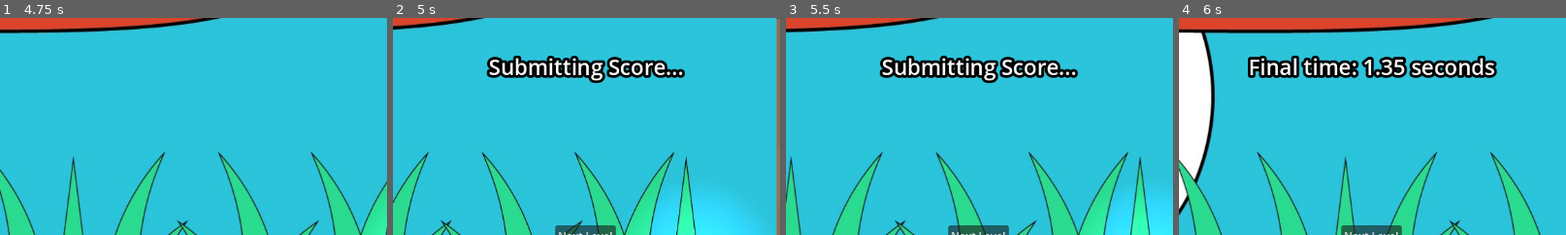
Above: before the commit, frames 1-4 (left to right).
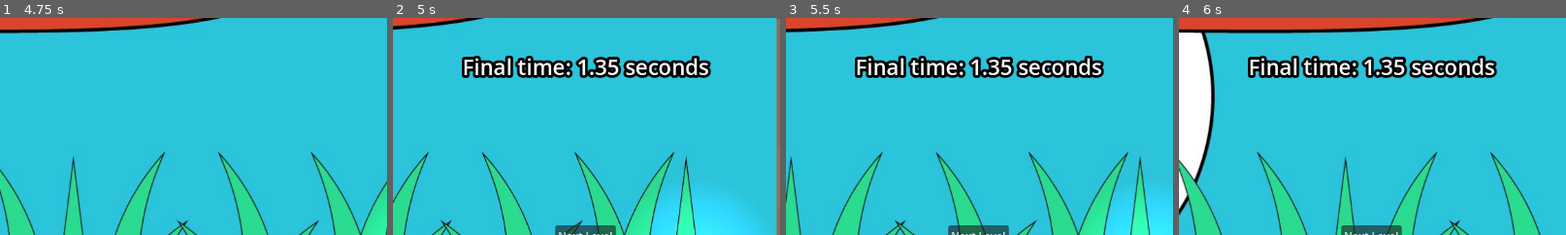
Above: after the commit, the same moments.

Repository: dustngroh/CapstoneProject
Game: Godot game, scene res://scenes/levels/test_levels/level_1.tscn
Same seed, same stepped clock (60 frames per second), same inputs: the game is played once before the commit and once after it. This scene is started directly instead of the project's main scene. The engine's default icon, where the game draws it, is replaced by a stand-in: a white triangle on a blue panel in a dark square.
Inputs:
- Up to frame 1 (4.75 s): click "Next Level" at 0.5 s; click "Next Level" at 1.25 s; click "Previous Level" at 2 s; click "Main Menu" at 2.75 s; hold Right (walk_right) from 3.53 s (still down)
- Up to frame 2 (5 s): keep holding Right (walk_right)
- Up to frame 3 (5.5 s): release Right (walk_right) at 5.03 s; hold Left (walk_left) from 5.03 s (still down)
- Up to frame 4 (6 s): release Left (walk_left) at 5.78 s; hold Right (walk_right) from 5.78 s (still down)
The pictures show only the part of the screen within x 25-75%, y 0-50%; the shares and areas given below are measured in that part.

Frame 1 is identical in both runs. In frame 2, 4.8% of the frame differs, in the area x 17-83%, y 17-30%; in frame 3, 4.8%; in frame 4, nothing differs.

Commit message:
Timer label fix

Diff:
--- a/run-game/scenes/levels/base_level.gd
+++ b/run-game/scenes/levels/base_level.gd
@@ -25,6 +25,7 @@
 @onready var win_zone: Area2D = $WinZone
 #@onready var leaderboard: CanvasLayer = $UI/Leaderboard
 @onready var leaderboard: CanvasLayer = UIManager.get_node("Leaderboard")
+@onready var leaderboard_label: Label = leaderboard.get_node("Label")
 #@onready var countdown_label: Label = $UI/CountdownLabel
 @onready var countdown_label: Label = UIManager.get_node("CountdownLabel")
 #@onready var level_label: Label = $UI/LevelLabel
@@ -132,10 +133,10 @@
 func stop_timer():
 	timer_running = false
 	level_timer.stop()
+	leaderboard_label.text = "Final time: %.2f seconds" % elapsed_time
 	print("Final time: %.2f seconds" % elapsed_time)
 
 func show_leaderboard():
-	leaderboard.get_node("Label").text = "Submitting Score..."
 	leaderboard.visible = true
 
 	# Fetch leaderboard and display results
@@ -143,9 +144,6 @@
 	#GameManager.fetch_leaderboard(leve_name)  # Fetch scores for this level
 
 	await get_tree().create_timer(1.0).timeout  # Wait for API response
-
-
-	leaderboard.get_node("Label").text = "Final time: %.2f seconds" % elapsed_time # Display their time
 
 
 func _on_bottom_world_border_body_entered(body: Node2D) -> void:
Not shown, changed: docs/index.html
Not shown, changed: docs/index.pck
